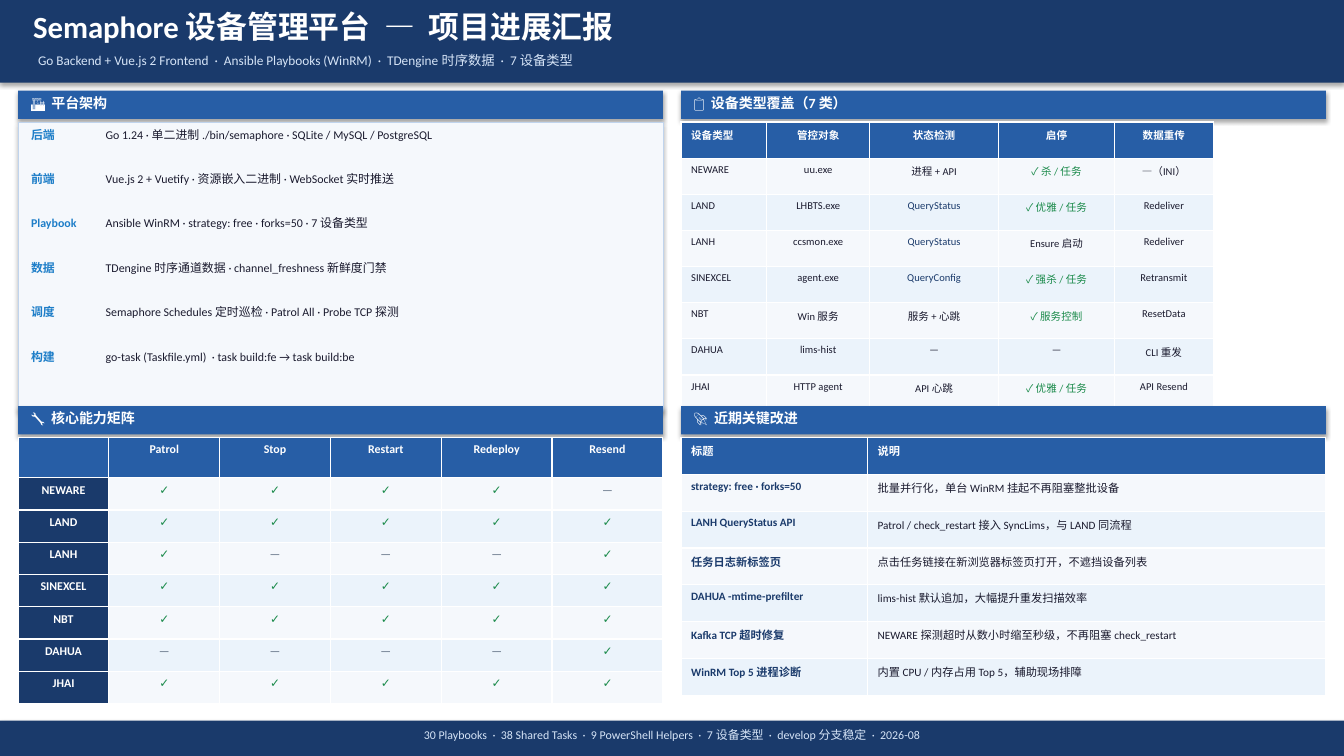
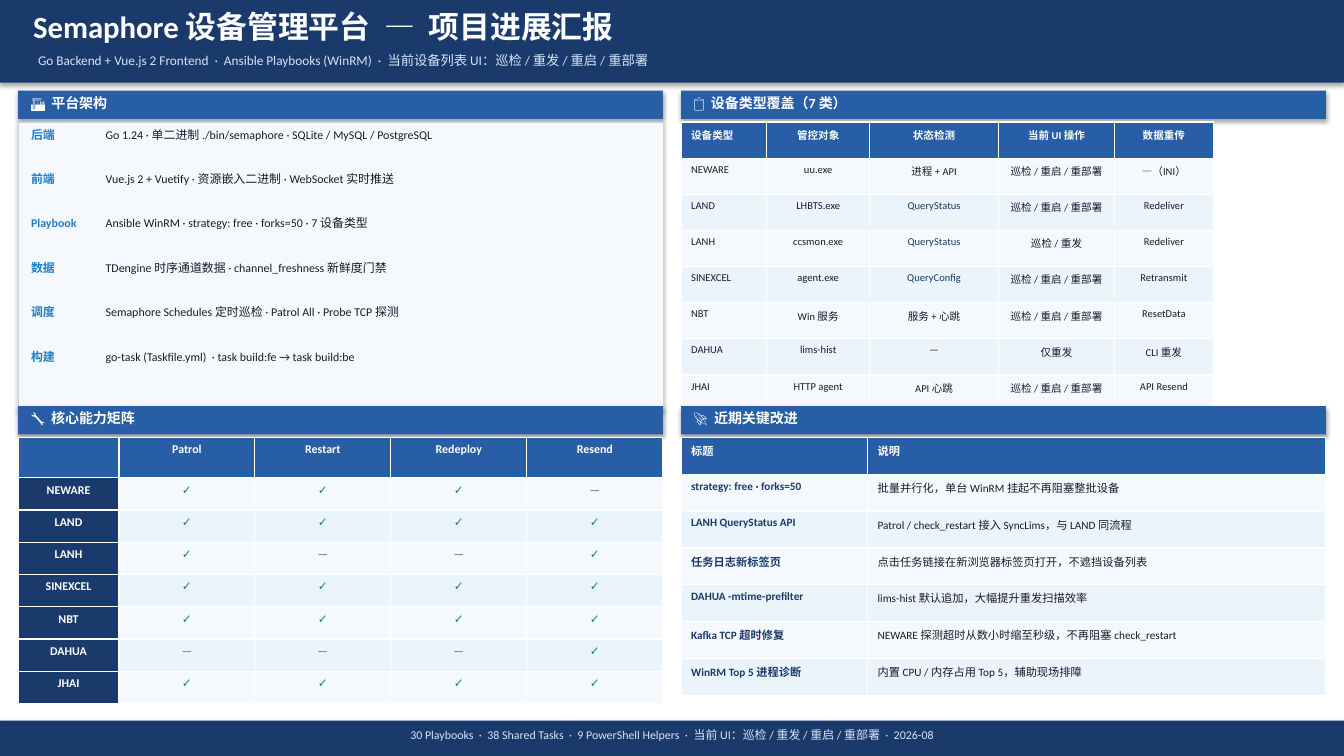
Before and after one commit to alwaysneedlearn/semaphore, a slide deck: slide 1 of docs/slides/semaphore_project_status.pptx. Drawn at 1344x756 pixels with LibreOffice and Linux fonts; fonts in the diff are those of the drawing. Boxes give left, top, right and bottom in pixels: in the first picture for what was removed or moved away, otherwise in the second. Text is boxed around its words. In the diff, an @@ line names an element or a change of style, - is before the commit and + after.

```diff
--- a/docs/slides/semaphore_project_status.pptx
+++ b/docs/slides/semaphore_project_status.pptx
@@ text at bbox=[38, 54, 648, 68]: text changed @@
-Go Backend + Vue.js 2 Frontend · Ansible Playbooks (WinRM) · TDengine 时序数据 · 7 设备类型
+Go Backend + Vue.js 2 Frontend · Ansible Playbooks (WinRM) · 当前设备列表 UI：巡检 / 重发 / 重启 / 重部署
@@ table at bbox=[682, 122, 1214, 411] @@
-row 1, column 4: 启停
+row 1, column 4: 当前 UI 操作
-row 2, column 4: ✓ 杀 / 任务
+row 2, column 4: 巡检 / 重启 / 重部署
-row 3, column 4: ✓ 优雅 / 任务
+row 3, column 4: 巡检 / 重启 / 重部署
-row 4, column 4: Ensure 启动
+row 4, column 4: 巡检 / 重发
-row 5, column 4: ✓ 强杀 / 任务
+row 5, column 4: 巡检 / 重启 / 重部署
-row 6, column 4: ✓ 服务控制
+row 6, column 4: 巡检 / 重启 / 重部署
-row 7, column 4: —
+row 7, column 4: 仅重发
-row 8, column 4: ✓ 优雅 / 任务
+row 8, column 4: 巡检 / 重启 / 重部署
@@ table at bbox=[18, 438, 663, 696] @@
-column 3: Stop | ✓ | ✓ | — | ✓ | ✓ | — | ✓
@@ text at bbox=[410, 729, 934, 741]: text changed @@
-30 Playbooks · 38 Shared Tasks · 9 PowerShell Helpers · 7 设备类型 · develop 分支稳定 · 2026-08
+30 Playbooks · 38 Shared Tasks · 9 PowerShell Helpers · 当前 UI：巡检 / 重发 / 重启 / 重部署 · 2026-08
```
Also in this commit, not shown: 3 other files.
